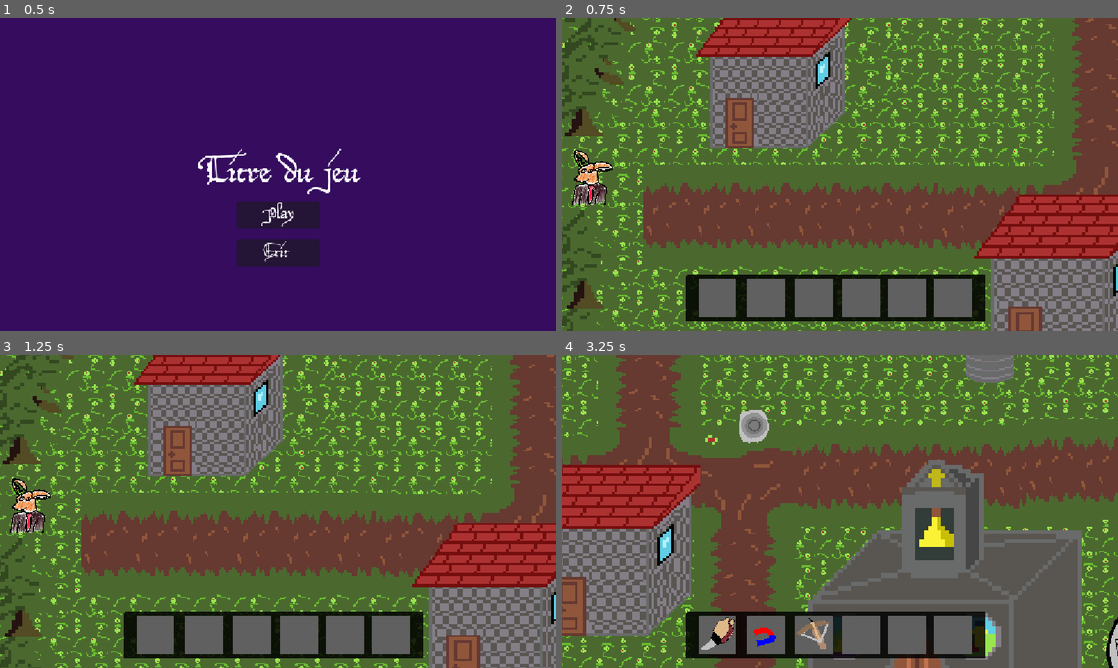
Above: before the commit, frames 1-4 (two rows, left to right).
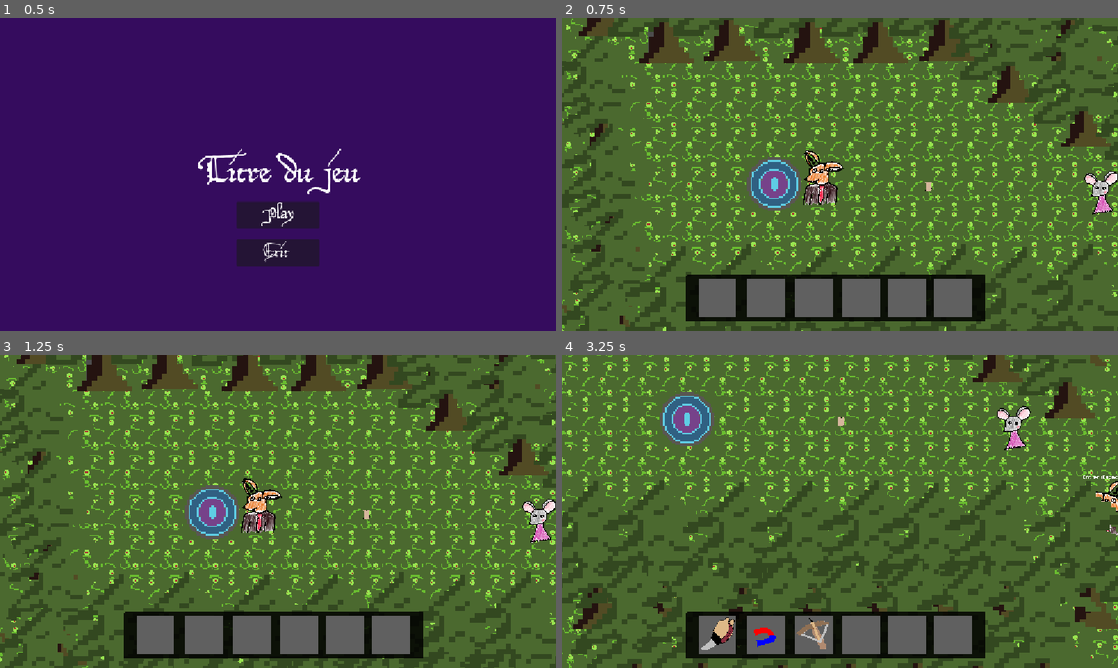
Above: after the commit, the same moments.

Repository: ygrecky/GameJam1
Game: Godot game, scene res://scenes/game_controller.tscn
Two runs of this game, one before a commit and one after it. Both use one fixed random seed, a clock stepped at 60 frames per second and the inputs below.
Inputs (mouse positions are in pixels of both pictures, inside the frame that each line leads up to):
- Up to frame 1 (0.5 s): no input
- Up to frame 2 (0.75 s): click (840, 215) at 0.5 s
- Up to frame 3 (1.25 s): no input
- Up to frame 4 (3.25 s): hold Right (right) 1.28-2.03 s; hold 1 (Slot 1) 1.28-2.03 s; hold Down (down) 2.03-2.78 s; tap 2 (Slot 2) at 2.1 s; hold Right (right) from 2.78 s (still down); hold 3 (Slot 3) from 2.78 s (still down)

Frame 1 is identical in both runs. In frame 2, 58% of the frame differs, in the area x 0-100%, y 0-100%; in frame 3, 57%; in frame 4, 65%.

Commit message:
Update game_controller.tscn

Diff:
--- a/scenes/game_controller.tscn
+++ b/scenes/game_controller.tscn
@@ -11,7 +11,7 @@
 world2D = NodePath("World")
 gui = NodePath("Menu")
 current_gui_scene = NodePath("Menu")
-first_level = "res://scenes/Levels/Place village.tscn"
+first_level = "res://scenes/Levels/Forêt.tscn"
 
 [node name="World" type="Node2D" parent="." unique_id=1022516678]
 
